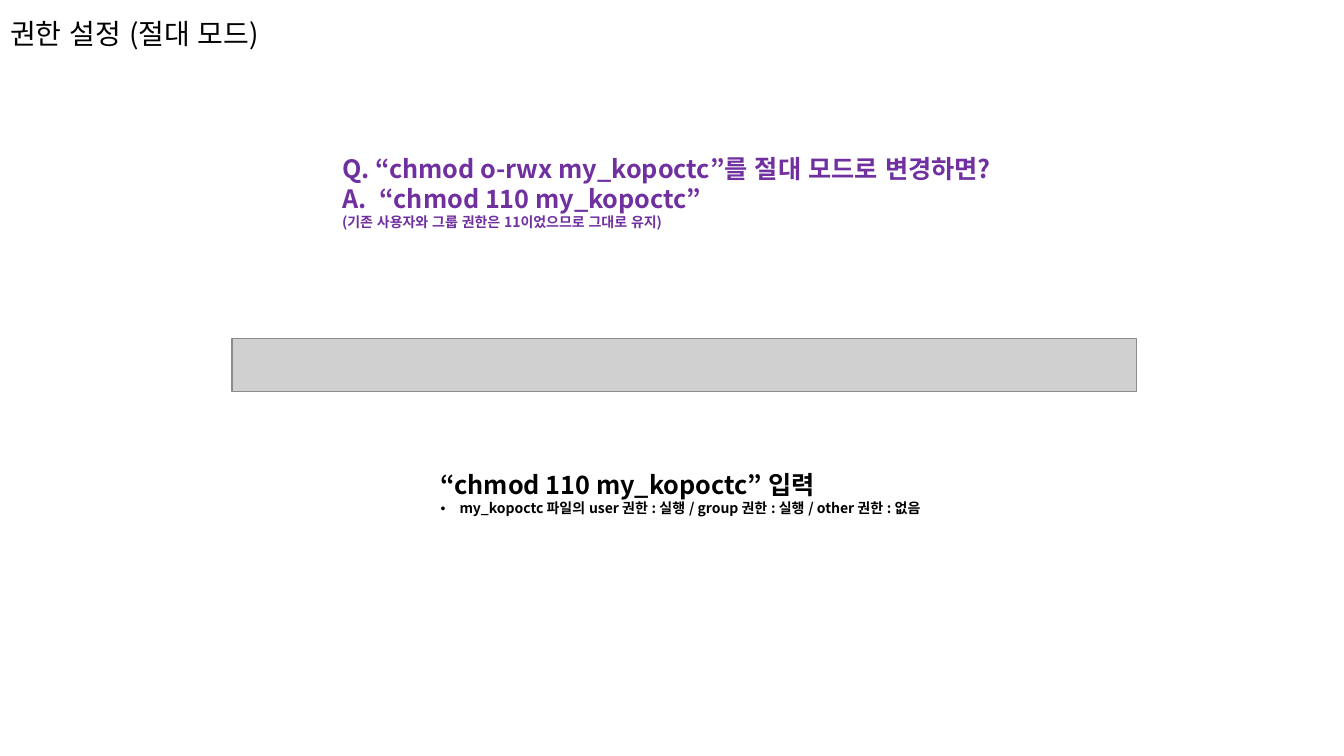
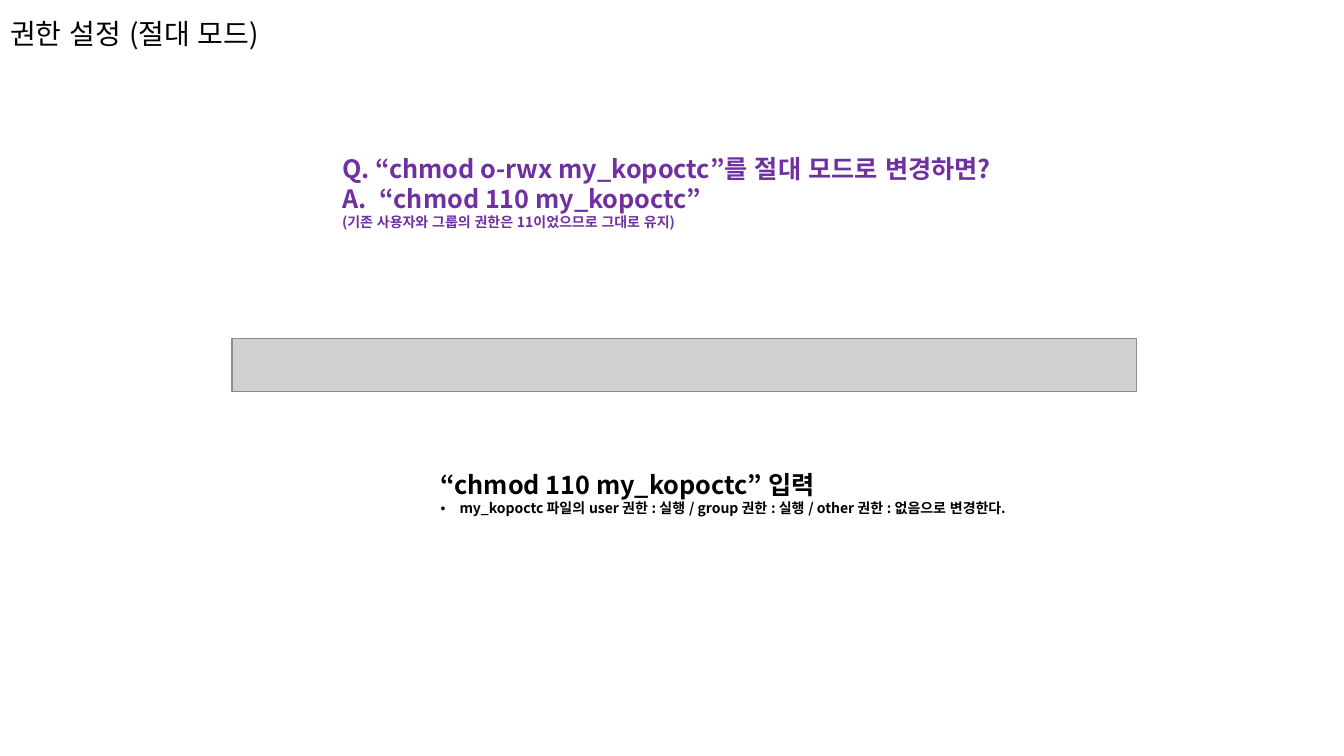
Before and after one commit to limmiseon/Linux, a slide deck: slide 65 of 34_임미선_과제_20220317_5강.pptx. Drawn at 1344x756 pixels with LibreOffice and Linux fonts; fonts in the diff are those of the drawing; grey boxes stand for pictures. Boxes give left, top, right and bottom in pixels: in the first picture for what was removed or moved away, otherwise in the second. Text is boxed around its words. In the diff, an @@ line names an element or a change of style, - is before the commit and + after.

```diff
--- a/34_임미선_과제_20220317_5강.pptx
+++ b/34_임미선_과제_20220317_5강.pptx
@@ text at (x1=342, y1=215, x2=675, y2=230): text changed @@
-(기존 사용자와 그룹 권한은 11이었으므로 그대로 유지)
+(기존 사용자와 그룹의 권한은 11이었으므로 그대로 유지)
@@ text at (x1=460, y1=501, x2=1006, y2=517): text changed @@
-• my_kopoctc 파일의 user 권한 : 실행 / group 권한 : 실행 / other 권한 : 없음
+• my_kopoctc 파일의 user 권한 : 실행 / group 권한 : 실행 / other 권한 : 없음으로 변경한다.
```
Also in this commit, not shown: 11 other slides changed, 1 slide added, 1 slide removed, 1 other file.
